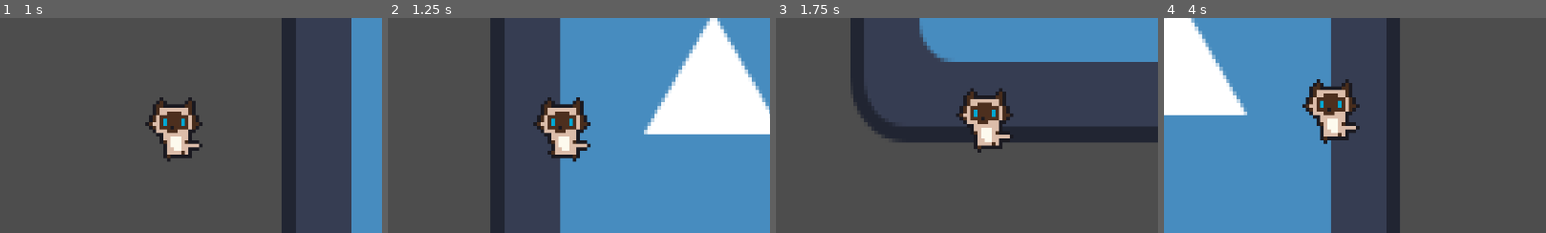
Above: before the commit, frames 1-4 (left to right).
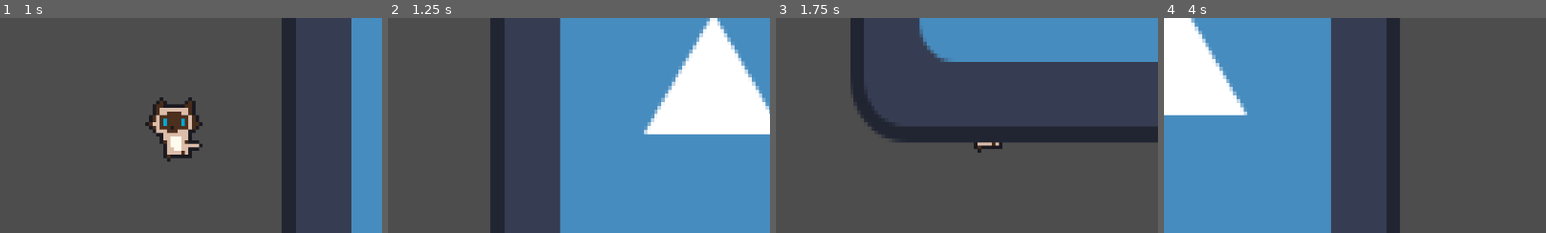
Above: after the commit, the same moments.

Repository: Nimajjj/APAWCALYPSE
Game: Godot game, scene res://scenes/game/game.tscn
Same seed, same stepped clock (60 frames per second), same inputs: the game is played once before the commit and once after it. The engine's default icon, where the game draws it, is replaced by a stand-in: a white triangle on a blue panel in a dark square.
Inputs (mouse positions are % of the whole screen's width and height, from its top left):
- Up to frame 1 (1 s): tap Enter (key_cr) at 0.5 s; move the mouse to (72, 45) at 0.52 s; hold D (move_right) from 0.53 s (still down); tap E (interact) at 0.6 s
- Up to frame 2 (1.25 s): keep holding D (move_right)
- Up to frame 3 (1.75 s): move the mouse to (30, 55) at 1.27 s; release D (move_right) at 1.28 s; hold S (move_down) from 1.28 s (still down); tap E (interact) at 1.35 s
- Up to frame 4 (4 s): move the mouse to (60, 28) at 2.02 s; release S (move_down) at 2.03 s; hold D (move_right) 2.03-2.78 s; tap Enter (key_cr) at 2.1 s; tap E (interact) at 2.3, 3.05, 3.6 s; move the mouse to (45, 70) at 2.77 s; hold W (move_up) 2.78-3.53 s; click (45, 70) at 2.85 s; move the mouse to (80, 65) at 3.52 s; hold A (move_left) from 3.53 s (still down)
The pictures show only the part of the screen within x 25-75%, y 24-74%; the shares and areas given below are measured in that part.

Frame 1 is identical in both runs. In frame 2, 2.9% of the frame differs, in the area x 38-53%, y 36-68%; in frame 3, 2.4%; in frame 4, 2.9%.

Commit message:
chore(game): Add global singleton + add players array in game

Diff:
--- a/project.godot
+++ b/project.godot
@@ -14,6 +14,10 @@
 run/main_scene="res://scenes/game/game.tscn"
 config/features=PackedStringArray("4.0", "Forward Plus")
 config/icon="res://assets/sprites/icon.svg"
+
+[autoload]
+
+Global="*res://scripts/autoload/global.gd"
 
 [display]
 
--- a/scenes/door/door.tscn
+++ /dev/null
@@ -1,29 +0,0 @@
-[gd_scene load_steps=5 format=3 uid="uid://7qnrj5tc4bvd"]
-
-[ext_resource type="Texture2D" uid="uid://c23frqu1jeku" path="res://assets/sprites/icon.svg" id="1_5pipg"]
-[ext_resource type="Script" path="res://scripts/door/door.gd" id="1_sgpm4"]
-
-[sub_resource type="RectangleShape2D" id="RectangleShape2D_0ud5d"]
-size = Vector2(128, 20)
-
-[sub_resource type="RectangleShape2D" id="RectangleShape2D_6hsyh"]
-size = Vector2(128, 128)
-
-[node name="Door" type="StaticBody2D"]
-script = ExtResource("1_sgpm4")
-
-[node name="Sprite2D" type="Sprite2D" parent="."]
-scale = Vector2(1, 0.1875)
-texture = ExtResource("1_5pipg")
-
-[node name="CollisionShape2D" type="CollisionShape2D" parent="."]
-shape = SubResource("RectangleShape2D_0ud5d")
-
-[node name="Area2D" type="Area2D" parent="."]
-
-[node name="CollisionShape2D" type="CollisionShape2D" parent="Area2D"]
-shape = SubResource("RectangleShape2D_6hsyh")
-debug_color = Color(0.643137, 0.521569, 0.152941, 0.419608)
-
-[connection signal="body_entered" from="Area2D" to="." method="_on_area_2d_body_entered"]
-[connection signal="body_exited" from="Area2D" to="." method="_on_area_2d_body_exited"]
--- a/scenes/game/game.tscn
+++ b/scenes/game/game.tscn
@@ -13,19 +13,19 @@
 [node name="GameTimer" type="Timer" parent="."]
 wait_time = 0.1
 
-[node name="Icon" type="Sprite2D" parent="."]
-position = Vector2(154, -2)
-scale = Vector2(0.972656, 1.125)
-texture = ExtResource("3_24v1u")
+[node name="FabricPlayer" parent="." instance=ExtResource("3_5lw4k")]
 
-[node name="StaticBody2D" type="StaticBody2D" parent="Icon"]
-position = Vector2(-158.329, 1.77778)
-scale = Vector2(1.02811, 0.888889)
+[node name="StaticBody2D" type="StaticBody2D" parent="."]
+position = Vector2(0.000350952, 2.6226e-06)
+scale = Vector2(0.999997, 1)
 
-[node name="CollisionShape2D" type="CollisionShape2D" parent="Icon/StaticBody2D"]
+[node name="CollisionShape2D" type="CollisionShape2D" parent="StaticBody2D"]
 position = Vector2(154.5, -3)
 shape = SubResource("RectangleShape2D_y3r4x")
 
-[node name="FabricPlayer" parent="." instance=ExtResource("3_5lw4k")]
+[node name="Icon" type="Sprite2D" parent="StaticBody2D"]
+position = Vector2(154, -2)
+scale = Vector2(0.972659, 1.125)
+texture = ExtResource("3_24v1u")
 
 [connection signal="timeout" from="GameTimer" to="." method="_on_game_timer_timeout"]
--- /dev/null
+++ b/scripts/autoload/global.gd
@@ -0,0 +1,3 @@
+extends Node
+
+var game: Game = null
--- a/scripts/door/door.gd
+++ /dev/null
@@ -1,23 +0,0 @@
-extends StaticBody2D
-
-var price: int = 100
-var open : bool = false
-var spawner_id : int
-
-
-func activate(triggerer: Player) -> void :
-	if price < triggerer.money :
-		open = true
-		triggerer.money -= price
-		visible	 = false
-
-
-func _on_area_2d_body_entered(body) -> void :
-	if body.is_in_group("player") :
-		body.add_interactible(self)
-
-
-
-func _on_area_2d_body_exited(body) -> void :
-	if body.is_in_group("player") :
-		body.remove_interactible(self)
--- a/scripts/game/game.gd
+++ b/scripts/game/game.gd
@@ -1,19 +1,24 @@
+class_name Game
 extends Node2D
 
 var score: int = 0
 var wave: int = 0
 var time: float = 0.0
 
+var players: Array[IPlayer] = []
+var n_players: int = 0
+
 @onready var GameTimer: Timer = $GameTimer
 @onready var FabricPlayer: Node2D = $FabricPlayer
 
 
 func _ready():
+	Global.game = self
 	start_game()
 
 
 func start_game() -> void:
-	FabricPlayer.create_player()
+	_new_player()
 	GameTimer.start()
 
 
@@ -23,5 +28,10 @@
 	score = 0
 
 
+func _new_player() -> void:
+	players.append(FabricPlayer.create_player())
+	n_players += 1
+
+
 func _on_game_timer_timeout():
 	time += 0.1
Not shown: 1 places in scenes/game/game.tscn that only renumber resources
